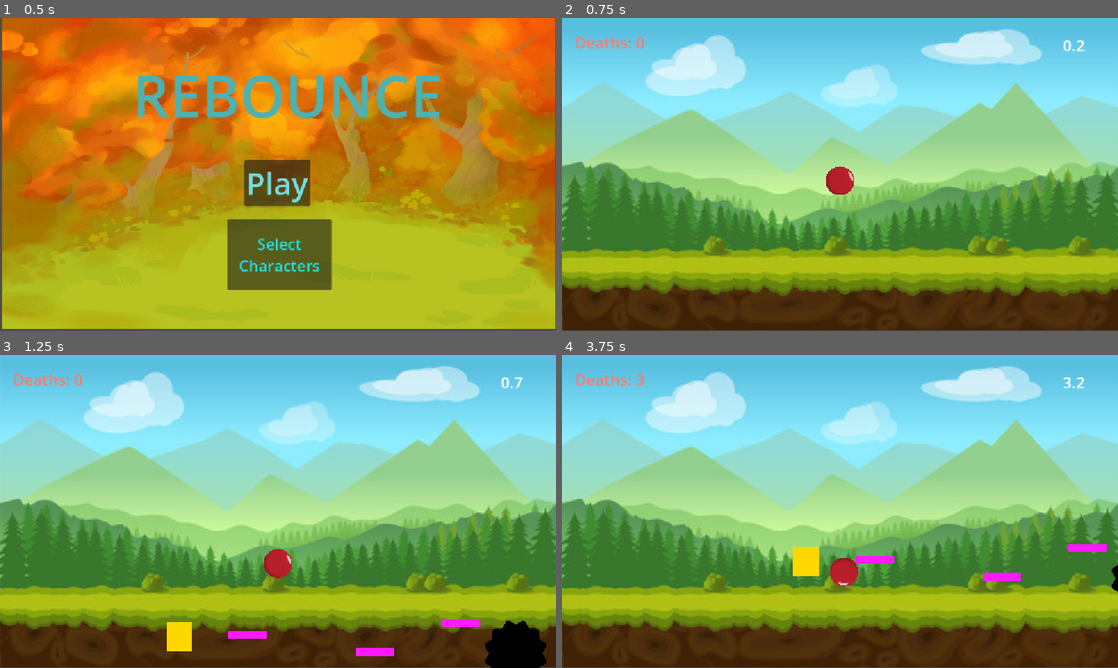
Above: before the commit, frames 1-4 (two rows, left to right).
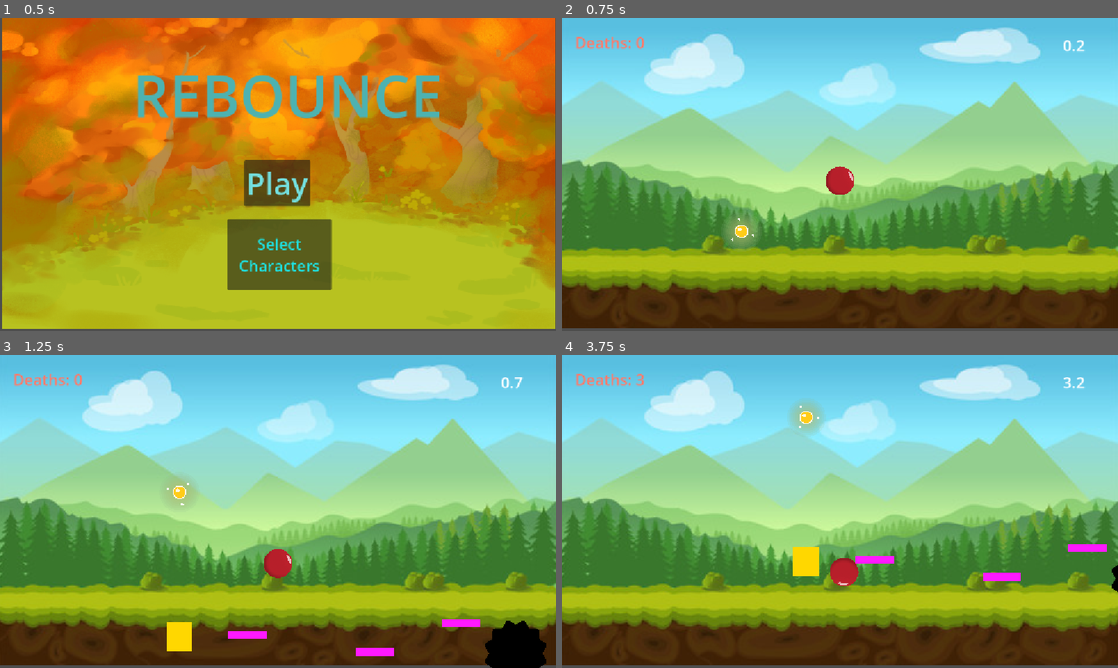
Above: after the commit, the same moments.

Repository: navilesh-creat/Rebounce
Game: Godot game, scene res://menu.tscn
The game is run twice, just before and just after one commit, with the same random seed, the same clock (stepped at 60 frames per second) and the same inputs.
Inputs (mouse positions are in pixels of both pictures, inside the frame that each line leads up to):
- Up to frame 1 (0.5 s): no input
- Up to frame 2 (0.75 s): click "Play" at 0.5 s
- Up to frame 3 (1.25 s): no input
- Up to frame 4 (3.75 s): tap Enter (ui_accept) at 1.25 s; move the mouse to (962, 495) at 1.27 s; hold D (right) 1.28-2.78 s; tap R at 1.35, 2.3, 2.85 s; click (962, 495) at 1.42 s; tap W (jump) at 1.52, 1.55, 1.82, 2.1, 2.27, 2.57, 3.05 s; move the mouse to (728, 527) at 2.02 s; click (728, 527) at 2.17 s; move the mouse to (895, 442) at 2.77 s; hold A (left) 2.78-3.53 s; click (895, 442) at 2.92 s; move the mouse to (812, 574) at 3.52 s; hold D (right) from 3.53 s (still down); tap Space at 3.6 s; click (812, 574) at 3.67 s

Frame 1 is identical in both runs. In frame 2, 6.1% of the frame differs, in the area x 0-100%, y 2-100%; in frame 3, 5.6%; in frame 4, 6.0%.

Commit message:
almost all in game functions done

Diff:
--- a/characters.gd
+++ b/characters.gd
@@ -1,7 +1,7 @@
 extends Control
 
-const SIZE := 170.0
-const GAP := 24.0
+const SIZE := 200.0
+const GAP := 16.0
 const COLS := 5
 
 func _ready():
@@ -13,9 +13,12 @@
 		elif c is TextureButton:
 			c.hide()
 
-	var bg = ColorRect.new()
-	bg.color = Color(0.08, 0.1, 0.18)
+	var bg = TextureRect.new()
+	bg.texture = load("res://hero-bg.png")
+	bg.expand_mode = TextureRect.EXPAND_IGNORE_SIZE
+	bg.stretch_mode = TextureRect.STRETCH_KEEP_ASPECT_COVERED
 	bg.size = vs
+	bg.mouse_filter = Control.MOUSE_FILTER_IGNORE
 	add_child(bg)
 	move_child(bg, 0)
 
@@ -40,6 +43,14 @@
 
 	for i in n:
 		var pic = pics[i]
+		var orig = pic.texture
+
+		var img = orig.get_image()
+		var at = AtlasTexture.new()
+		at.atlas = orig
+		at.region = Rect2(img.get_used_rect())
+		pic.texture = at
+
 		var row = i / COLS
 		var col = i % COLS
 		var in_row = min(COLS, n - row * COLS)
@@ -57,5 +68,5 @@
 		pic.mouse_exited.connect(func(): pic.scale = Vector2.ONE)
 		pic.gui_input.connect(func(e):
 			if e is InputEventMouseButton and e.pressed and e.button_index == MOUSE_BUTTON_LEFT:
-				Global.skin = pic.texture
+				Global.skin = orig
 				get_tree().change_scene_to_file("res://menu.tscn"))
--- a/level.tscn
+++ b/level.tscn
@@ -6,6 +6,7 @@
 [ext_resource type="PackedScene" uid="uid://ml5yc0b2ja3o" path="res://spike.tscn" id="3_oi3di"]
 [ext_resource type="PackedScene" uid="uid://cdp606c4l2yc1" path="res://goal.tscn" id="4_0b4ue"]
 [ext_resource type="Script" uid="uid://bgf0g2e8x2e8w" path="res://pause_layer.gd" id="6_1ainy"]
+[ext_resource type="PackedScene" uid="uid://7xcoa366edvd" path="res://powerup.tscn" id="6_i2t4f"]
 [ext_resource type="Script" uid="uid://deho1fpnyqrnd" path="res://kill_zone.gd" id="7_n6hdu"]
 
 [sub_resource type="RectangleShape2D" id="RectangleShape2D_ahmb0"]
@@ -22,11 +23,22 @@
 
 [node name="Level" type="Node2D" unique_id=1922790809]
 
+[node name="Powerup" parent="." unique_id=1544786388 instance=ExtResource("6_i2t4f")]
+z_index = 5
+position = Vector2(372, 221)
+
+[node name="Powerup2" parent="." unique_id=2064249479 instance=ExtResource("6_i2t4f")]
+z_index = 5
+position = Vector2(372, 221)
+kind = "jump"
+
 [node name="Background" type="Parallax2D" parent="." unique_id=524772196]
 scroll_scale = Vector2(0, 0)
+scroll_offset = Vector2(-135, -41)
 repeat_size = Vector2(2880, 0)
 
 [node name="Sprite2D" type="Sprite2D" parent="Background" unique_id=1182980425]
+position = Vector2(132, 38)
 scale = Vector2(2.4104168, 2.6875)
 texture = ExtResource("1_f2txt")
 centered = false
@@ -133,6 +145,7 @@
 [node name="Sprite2D" type="Sprite2D" parent="PauseLayer" unique_id=131959525]
 
 [node name="KillZone" type="Area2D" parent="." unique_id=413350226]
+position = Vector2(-107, -183)
 script = ExtResource("7_n6hdu")
 
 [node name="CollisionShape2D" type="CollisionShape2D" parent="KillZone" unique_id=1155115804]
--- a/player.gd
+++ b/player.gd
@@ -5,11 +5,16 @@
 const SPEED = 250.0
 const BOUNCINESS = 0.5
 const MIN_BOUNCE = 150.0
+const BOOST_TIME = 6.0
 const PAD = preload("res://pad.tscn")
 
 var fall_speed = 0.0
 var spawn_pos: Vector2
 var deaths := 0
+var speed_time := 0.0
+var jump_time := 0.0
+var speed_label: Label
+var jump_label: Label
 
 @onready var sprite = $Sprite2D
 
@@ -24,6 +29,24 @@
 		var r = img.get_used_rect()
 		sprite.offset = Vector2(img.get_size()) / 2.0 - Vector2(r.get_center())
 		sprite.scale = Vector2.ONE * (60.0 / r.size.x) / scale.x
+	make_boost_hud()
+
+func make_boost_hud():
+	var layer = CanvasLayer.new()
+	add_child(layer)
+	speed_label = Label.new()
+	jump_label = Label.new()
+	style_label(speed_label, Vector2(20, 130), Color(0.4, 0.75, 1.0))
+	style_label(jump_label, Vector2(20, 170), Color(1.0, 0.9, 0.3))
+	layer.add_child(speed_label)
+	layer.add_child(jump_label)
+
+func style_label(l: Label, pos: Vector2, col: Color):
+	l.position = pos
+	l.add_theme_font_size_override("font_size", 28)
+	l.add_theme_color_override("font_color", col)
+	l.add_theme_color_override("font_outline_color", Color.BLACK)
+	l.add_theme_constant_override("outline_size", 6)
 
 func add_keys(action, keys):
 	if not InputMap.has_action(action):
@@ -33,20 +56,51 @@
 		e.physical_keycode = k
 		InputMap.action_add_event(action, e)
 
+func give_boost(kind):
+	if kind == "speed":
+		speed_time = BOOST_TIME
+	else:
+		jump_time = BOOST_TIME
+
 func _physics_process(delta):
+	speed_time = max(speed_time - delta, 0.0)
+	jump_time = max(jump_time - delta, 0.0)
+	var sm = 1.6 if speed_time > 0.0 else 1.0
+	var jm = 1.3 if jump_time > 0.0 else 1.0
+
 	velocity.y += GRAVITY * delta
 	if Input.is_action_just_pressed("jump") and is_on_floor():
-		velocity.y = JUMP
-	velocity.x = Input.get_axis("left", "right") * SPEED
+		velocity.y = JUMP * jm
+	velocity.x = Input.get_axis("left", "right") * SPEED * sm
 	fall_speed = velocity.y
 	move_and_slide()
 	if is_on_floor() and fall_speed > MIN_BOUNCE:
 		velocity.y = -fall_speed * BOUNCINESS
 	sprite.rotation += velocity.x * delta / 28.0
 
+	if speed_time > 0.0 and jump_time > 0.0:
+		sprite.modulate = Color(0.6, 1.0, 0.6)
+	elif speed_time > 0.0:
+		sprite.modulate = Color(0.5, 0.75, 1.0)
+	elif jump_time > 0.0:
+		sprite.modulate = Color(1.0, 0.95, 0.5)
+	else:
+		sprite.modulate = Color.WHITE
+
+	if speed_time > 0.0:
+		speed_label.text = "SPEED BOOST  " + str(snappedf(speed_time, 0.1)) + "s"
+	else:
+		speed_label.text = ""
+	if jump_time > 0.0:
+		jump_label.text = "JUMP BOOST  " + str(snappedf(jump_time, 0.1)) + "s"
+	else:
+		jump_label.text = ""
+
 func die():
 	deaths += 1
 	get_tree().current_scene.get_node("CanvasLayer/DeathLabel").text = "Deaths: " + str(deaths)
+	speed_time = 0.0
+	jump_time = 0.0
 	global_position = spawn_pos
 	velocity = Vector2.ZERO
 
--- /dev/null
+++ b/powerup.gd
@@ -0,0 +1,47 @@
+@tool
+extends Area2D
+
+@export_enum("speed", "jump") var kind: String = "speed"
+
+var t := 0.0
+
+func _ready():
+	if Engine.is_editor_hint():
+		return
+	var shape = CollisionShape2D.new()
+	var circle = CircleShape2D.new()
+	circle.radius = 24.0
+	shape.shape = circle
+	add_child(shape)
+	body_entered.connect(_on_body_entered)
+
+func _color() -> Color:
+	if kind == "speed":
+		return Color(0.1, 0.6, 1.0)
+	return Color(1.0, 0.8, 0.1)
+
+func _process(delta):
+	t += delta
+	queue_redraw()
+
+func _draw():
+	var c = _color()
+	var bob = Vector2(0, sin(t * 2.5) * 5.0)
+	var pulse = 1.0 + sin(t * 4.0) * 0.1
+	for i in range(7, -1, -1):
+		draw_circle(bob, (12.0 + i * 4.0) * pulse, Color(c.r, c.g, c.b, 0.07))
+	draw_circle(bob, 13.0, c)
+	draw_arc(bob, 13.0, 0.0, TAU, 32, Color(1, 1, 1, 0.9), 2.0)
+	draw_circle(bob + Vector2(-4, -4), 4.0, Color(1, 1, 1, 0.85))
+	for k in range(3):
+		var ang = t * 2.0 + k * TAU / 3.0
+		draw_circle(bob + Vector2(cos(ang), sin(ang)) * 24.0 * pulse, 2.5, Color(1, 1, 1, 0.9))
+
+func _on_body_entered(body):
+	if body is CharacterBody2D and body.has_method("give_boost"):
+		body.give_boost(kind)
+		hide()
+		set_deferred("monitoring", false)
+		await get_tree().create_timer(8.0).timeout
+		show()
+		monitoring = true
--- /dev/null
+++ b/powerup.tscn
@@ -0,0 +1,19 @@
+[gd_scene format=3 uid="uid://7xcoa366edvd"]
+
+[ext_resource type="Script" uid="uid://ca4niv0431kw1" path="res://powerup.gd" id="1_vcqqu"]
+
+[node name="Powerup" type="Area2D" unique_id=1544786388]
+script = ExtResource("1_vcqqu")
+
+[node name="Dim" type="ColorRect" parent="." unique_id=1619279279]
+anchors_preset = 15
+anchor_right = 1.0
+anchor_bottom = 1.0
+offset_left = 3.0
+offset_top = 59.0
+offset_right = 3.0
+offset_bottom = 59.0
+grow_horizontal = 2
+grow_vertical = 2
+tooltip_text = "Dim"
+color = Color(0, 0, 0, 0.5882353)
Not shown, added: powerup.gd.uid
